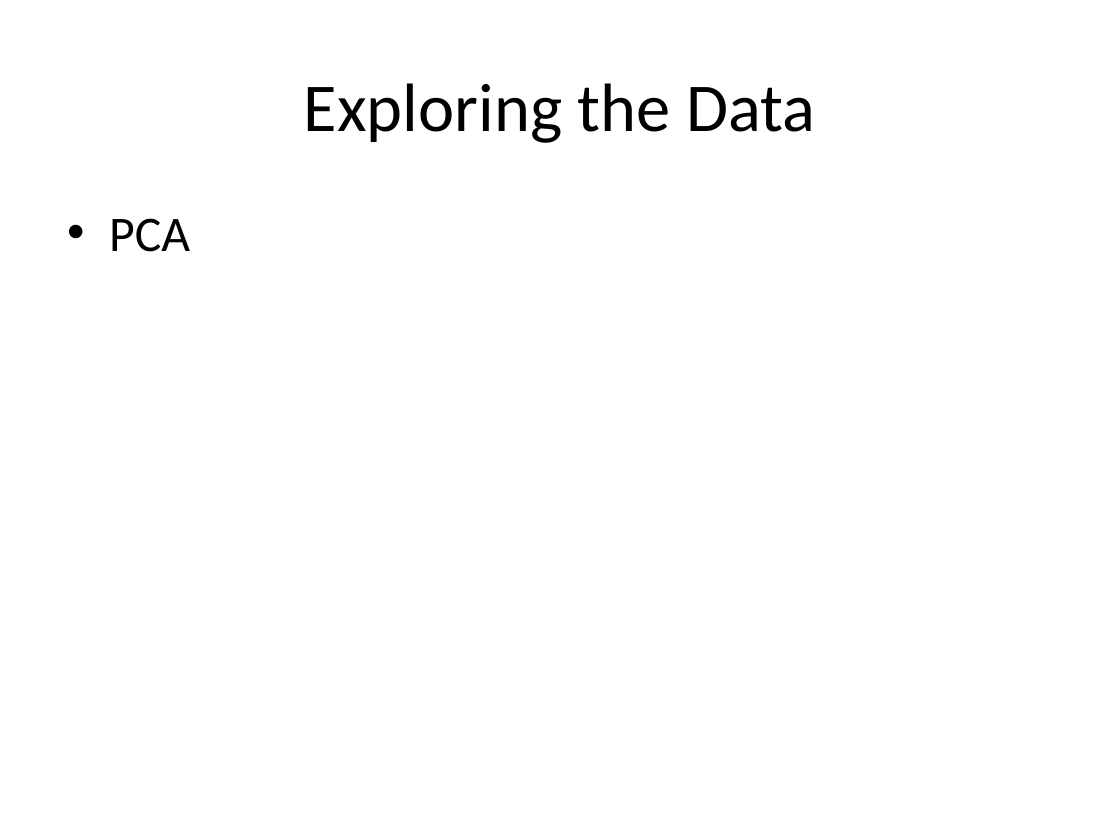
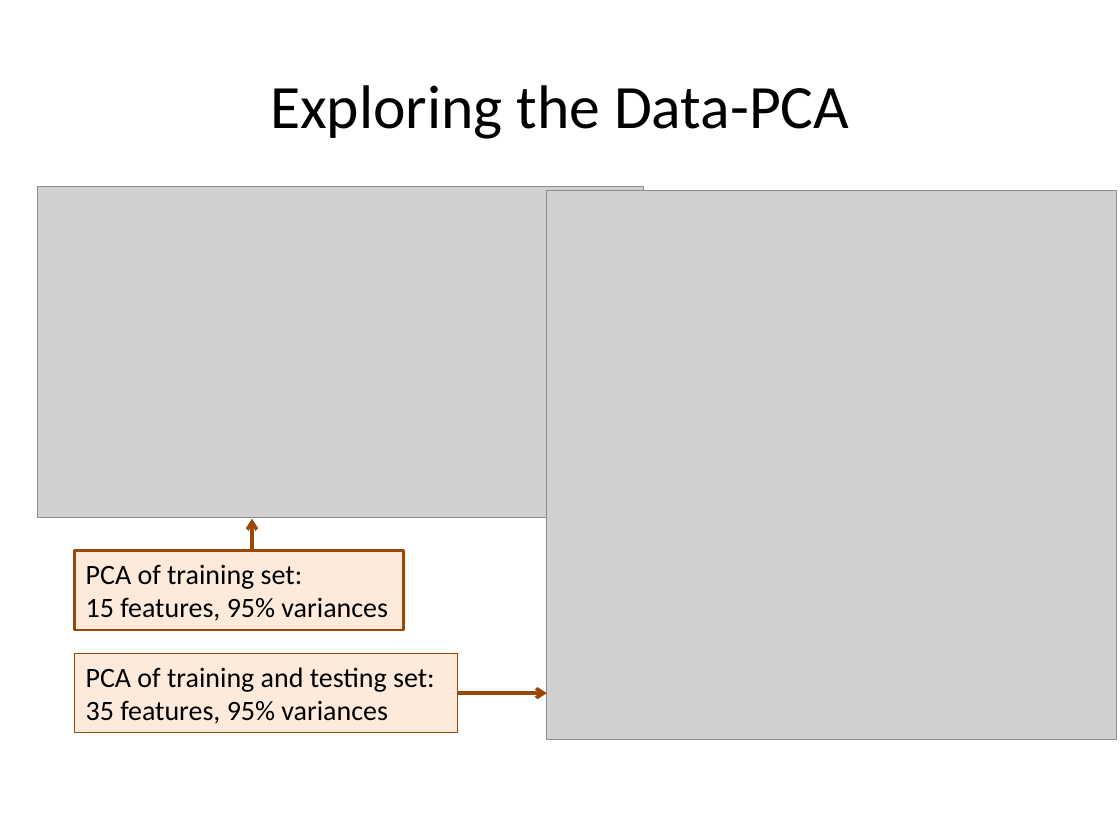
Before and after one commit to hxwang/revenue-prediction, a slide deck: slide 9 of doc/presentation/revenue-prediction.pptx. Drawn at 1120x840 pixels with LibreOffice and Linux fonts; fonts in the diff are those of the drawing; grey boxes stand for pictures. Boxes give left, top, right and bottom in pixels: in the first picture for what was removed or moved away, otherwise in the second. Text is boxed around its words. In the diff, an @@ line names an element or a change of style, - is before the commit and + after.

```diff
--- a/doc/presentation/revenue-prediction.pptx
+++ b/doc/presentation/revenue-prediction.pptx
@@ title at box(270, 85, 849, 139): text changed; size 44 to 39.6 pt @@
-Exploring the Data
+Exploring the Data-PCA
@@ picture added at box(37, 187, 644, 519) @@
@@ picture added at box(547, 190, 1116, 740) @@
@@ text removed at box(109, 218, 190, 252) @@
-• PCA
@@ arrow added from (252, 551) to (252, 519), #984807 2.25 pt @@
@@ rectangle added at box(75, 551, 404, 631), fill #FDEADA, outline #984807 1.5 pt, 18 pt, text #000000 @@
+PCA of training set:
+15 features, 95% variances
@@ rectangle added at box(75, 654, 458, 734), fill #FDEADA, outline #984807 0.75 pt, 18 pt, text #000000 @@
+PCA of training and testing set:
+35 features, 95% variances
@@ arrow added from (458, 693) to (547, 693), #984807 2.25 pt @@
```
Also in this commit, not shown: 1 slide added, 2 other files.
